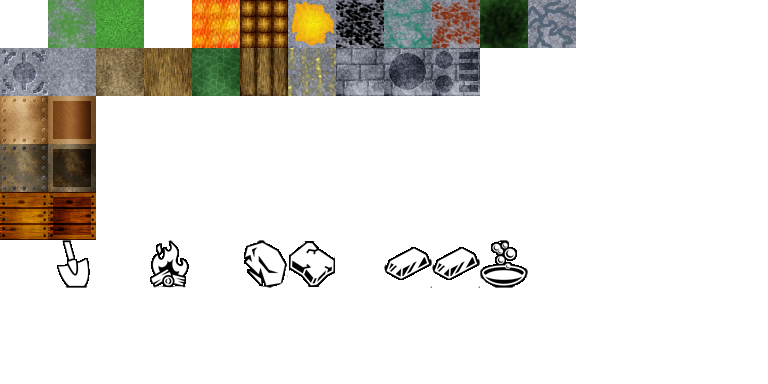
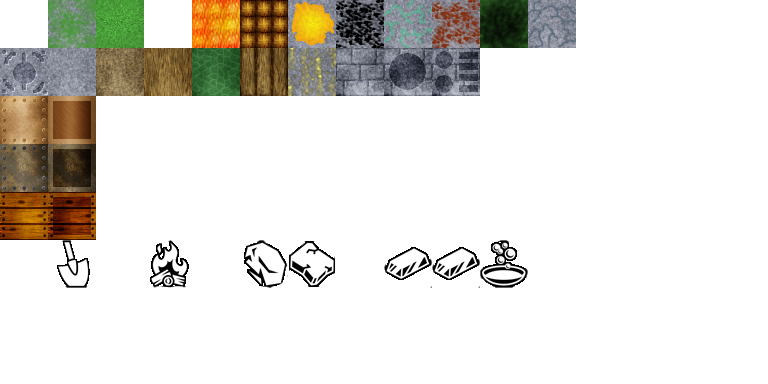
Layer changes from the first w=768, h=384 image to the second:
removed layer "Pasted Layer #1" over [384, 0, 432, 48]
painted on "8 - copper ore" over [384, 0, 432, 48]
painted on "11 - zinc ore" over [528, 0, 576, 48]
